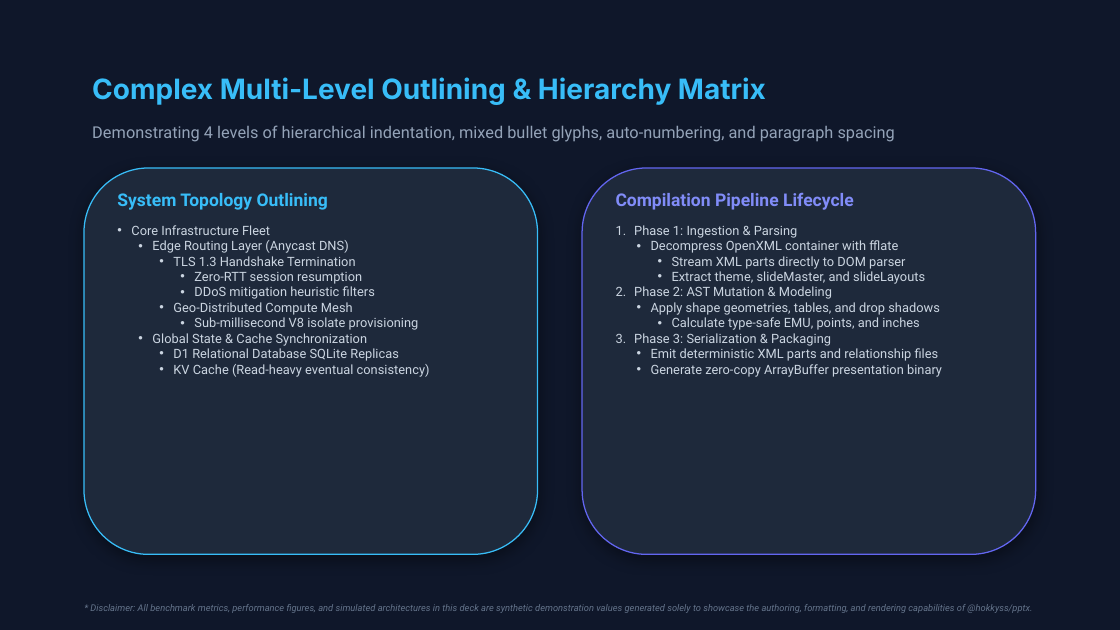
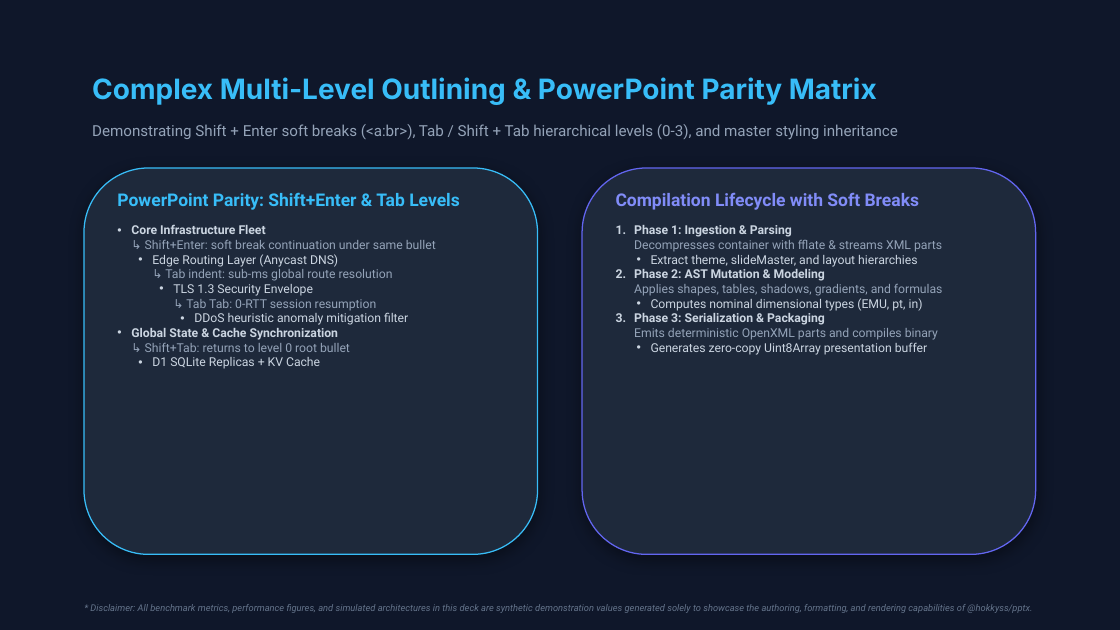
Before and after one commit to hokkyss/pptx-parser, a slide deck: slide 7 of hokkyss_showcase_deck.pptx. Drawn at 1120x630 pixels with LibreOffice and Linux fonts; fonts in the diff are those of the drawing. Boxes give left, top, right and bottom in pixels: in the first picture for what was removed or moved away, otherwise in the second. Text is boxed around its words. In the diff, an @@ line names an element or a change of style, - is before the commit and + after.

```diff
--- a/hokkyss_showcase_deck.pptx
+++ b/hokkyss_showcase_deck.pptx
@@ text at bbox=[92, 77, 877, 105]: text changed @@
-Complex Multi-Level Outlining & Hierarchy Matrix
+Complex Multi-Level Outlining & PowerPoint Parity Matrix
@@ text at bbox=[92, 124, 898, 139]: text changed; size 14 to 13 pt @@
-Demonstrating 4 levels of hierarchical indentation, mixed bullet glyphs, auto-numbering, and paragraph spacing
+Demonstrating Shift + Enter soft breaks (<a:br>), Tab / Shift + Tab hierarchical levels (0-3), and master styling inheritance
@@ text at bbox=[117, 192, 460, 210]: text changed @@
-System Topology Outlining
+PowerPoint Parity: Shift+Enter & Tab Levels
@@ text at bbox=[616, 192, 920, 210]: text changed @@
-Compilation Pipeline Lifecycle
+Compilation Lifecycle with Soft Breaks
@@ text at bbox=[131, 225, 436, 369]: text changed; size 11 to 10.5 pt @@
-• Core Infrastructure Fleet
-  • Edge Routing Layer (Anycast DNS)
-    • TLS 1.3 Handshake Termination
-      • Zero-RTT session resumption
-      • DDoS mitigation heuristic filters
-    • Geo-Distributed Compute Mesh
-      • Sub-millisecond V8 isolate provisioning
-  • Global State & Cache Synchronization
-    • D1 Relational Database SQLite Replicas
-    • KV Cache (Read-heavy eventual consistency)
+• Core Infrastructure Fleet
+  ↳ Shift+Enter: soft break continuation under same bullet
+  • Edge Routing Layer (Anycast DNS)
+    ↳ Tab indent: sub-ms global route resolution
+    • TLS 1.3 Security Envelope
+      ↳ Tab Tab: 0-RTT session resumption
+      • DDoS heuristic anomaly mitigation filter
+• Global State & Cache Synchronization
+  ↳ Shift+Tab: returns to level 0 root bullet
+  • D1 SQLite Replicas + KV Cache
@@ text at bbox=[634, 225, 943, 355]: text changed; size 11 to 10.5 pt @@
-1. Phase 1: Ingestion & Parsing
-  • Decompress OpenXML container with fflate
-    • Stream XML parts directly to DOM parser
-    • Extract theme, slideMaster, and slideLayouts
-2. Phase 2: AST Mutation & Modeling
-  • Apply shape geometries, tables, and drop shadows
-    • Calculate type-safe EMU, points, and inches
-3. Phase 3: Serialization & Packaging
-  • Emit deterministic XML parts and relationship files
-  • Generate zero-copy ArrayBuffer presentation binary
+1. Phase 1: Ingestion & Parsing
+   Decompresses container with fflate & streams XML parts
+  • Extract theme, slideMaster, and layout hierarchies
+2. Phase 2: AST Mutation & Modeling
+   Applies shapes, tables, shadows, gradients, and formulas
+  • Computes nominal dimensional types (EMU, pt, in)
+3. Phase 3: Serialization & Packaging
+   Emits deterministic OpenXML parts and compiles binary
+  • Generates zero-copy Uint8Array presentation buffer
```
Also in this commit, not shown: 5 other slides changed, 2 slides added, 17 other files.
